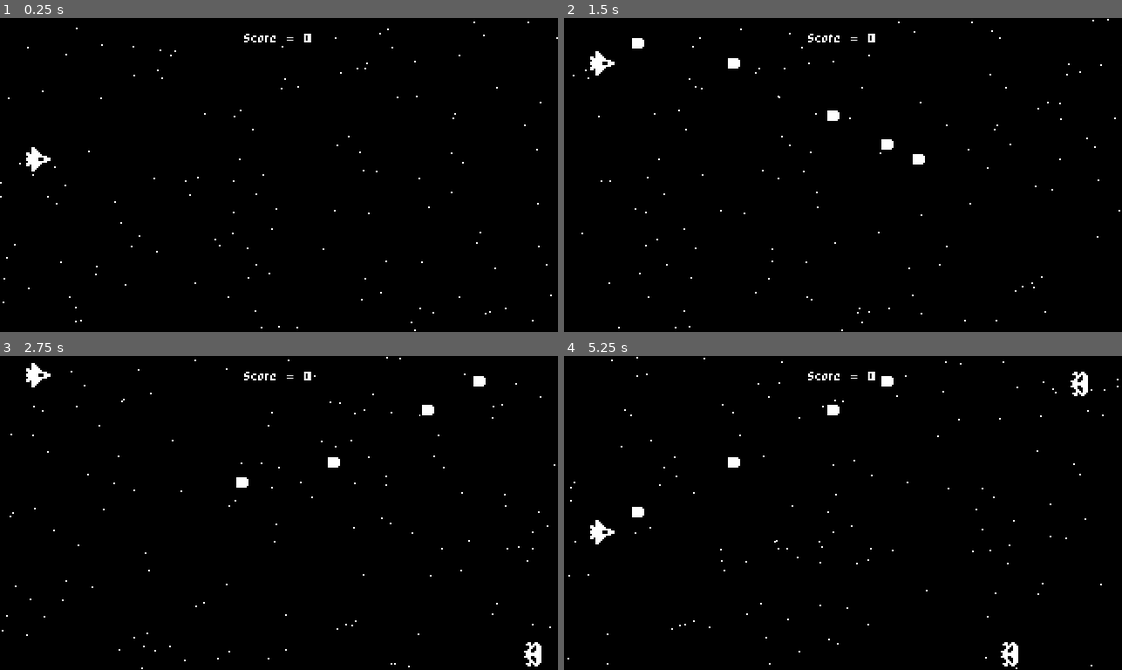
Above: before the commit, frames 1-4 (two rows, left to right).
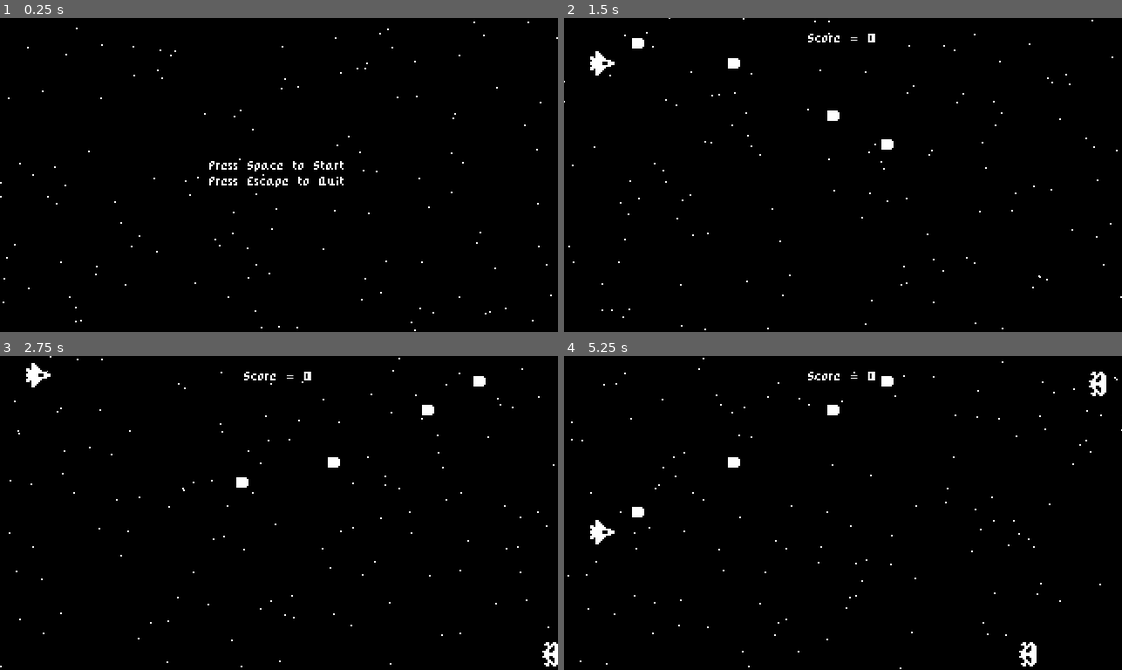
Above: after the commit, the same moments.

Repository: randomnewb/1-bit-godot-4-space-shooter
Game: Godot game, scene res://start_menu.tscn
Two runs of this game, one before a commit and one after it. Both use one fixed random seed, a clock stepped at 60 frames per second and the inputs below. Before the commit the project starts from res://world.tscn.
Inputs:
- Up to frame 1 (0.25 s): no input
- Up to frame 2 (1.5 s): tap Space at 0.5 s; hold Up (ui_up) 0.53-1.28 s; tap Enter (ui_accept) at 0.6, 0.77, 1.07, 1.35 s; hold Down (ui_down) from 1.28 s (still down)
- Up to frame 3 (2.75 s): tap Enter (ui_accept) at 1.52, 1.82, 2.1 s; release Down (ui_down) at 2.03 s; hold Up (ui_up) from 2.03 s (still down)
- Up to frame 4 (5.25 s): tap Enter (ui_accept) at 2.85, 3.02, 3.32, 3.6, 3.77, 4.07, 4.35, 4.52, 4.82, 5.1 s; release Up (ui_up) at 3.53 s; hold Down (ui_down) from 3.53 s (still down); tap Escape (ui_cancel) at 4.15 s

The runs differ from the first frame. In frame 1, 0.7% of the frame differs, in the area x 4-62%, y 5-54%; in frame 2, 0.5%; in frame 3, 0.7%; in frame 4, 1.0%, in the area x 0-100%, y 0-100%.

Commit message:
added start menu, added music

Diff:
--- /dev/null
+++ b/label_settings.tres
@@ -0,0 +1,7 @@
+[gd_resource type="LabelSettings" load_steps=2 format=3 uid="uid://b0t4jpl8edady"]
+
+[ext_resource type="FontFile" uid="uid://byqx6echb4kyi" path="res://pixel_rpg.ttf" id="1_07qq1"]
+
+[resource]
+font = ExtResource("1_07qq1")
+font_size = 6
--- /dev/null
+++ b/music_player.tscn
@@ -0,0 +1,8 @@
+[gd_scene load_steps=2 format=3 uid="uid://douuf0gl4tugh"]
+
+[ext_resource type="AudioStream" uid="uid://coysfnhr1o4u6" path="res://music.ogg" id="1_fk3mb"]
+
+[node name="MusicPlayer" type="AudioStreamPlayer"]
+stream = ExtResource("1_fk3mb")
+volume_db = -30.0
+autoplay = true
--- a/project.godot
+++ b/project.godot
@@ -11,7 +11,7 @@
 [application]
 
 config/name="1-bit Godot 4 Space Shooter"
-run/main_scene="res://world.tscn"
+run/main_scene="res://start_menu.tscn"
 config/features=PackedStringArray("4.1", "GL Compatibility")
 config/icon="res://icon.svg"
 
--- /dev/null
+++ b/star_particles.tscn
@@ -0,0 +1,14 @@
+[gd_scene format=3 uid="uid://bqxhvs2rohk5v"]
+
+[node name="StarParticles" type="CPUParticles2D"]
+position = Vector2(320, 90)
+amount = 200
+lifetime = 7.0
+preprocess = 7.0
+emission_shape = 3
+emission_rect_extents = Vector2(1, 90)
+direction = Vector2(-1, 0)
+spread = 0.0
+gravity = Vector2(0, 0)
+initial_velocity_min = 50.0
+initial_velocity_max = 100.0
--- /dev/null
+++ b/start_menu.gd
@@ -0,0 +1,7 @@
+extends ColorRect
+
+func _process(delta):
+	if Input.is_action_just_pressed("ui_accept"):
+		get_tree().change_scene_to_file("res://world.tscn");
+	if Input.is_action_just_pressed("ui_cancel"):
+		get_tree().quit();
--- /dev/null
+++ b/start_menu.tscn
@@ -0,0 +1,35 @@
+[gd_scene load_steps=5 format=3 uid="uid://coqadmkoomlu6"]
+
+[ext_resource type="Script" path="res://start_menu.gd" id="1_hkfaf"]
+[ext_resource type="LabelSettings" uid="uid://b0t4jpl8edady" path="res://label_settings.tres" id="1_rujws"]
+[ext_resource type="PackedScene" uid="uid://bqxhvs2rohk5v" path="res://star_particles.tscn" id="3_7nuqn"]
+[ext_resource type="PackedScene" uid="uid://douuf0gl4tugh" path="res://music_player.tscn" id="4_u1n4g"]
+
+[node name="StartMenu" type="ColorRect"]
+anchors_preset = 15
+anchor_right = 1.0
+anchor_bottom = 1.0
+grow_horizontal = 2
+grow_vertical = 2
+color = Color(0, 0, 0, 1)
+script = ExtResource("1_hkfaf")
+
+[node name="CenterContainer" type="CenterContainer" parent="."]
+layout_mode = 1
+anchors_preset = 15
+anchor_right = 1.0
+anchor_bottom = 1.0
+grow_horizontal = 2
+grow_vertical = 2
+
+[node name="Label" type="Label" parent="CenterContainer"]
+layout_mode = 2
+text = "Press Space to Start
+Press Escape to Quit"
+label_settings = ExtResource("1_rujws")
+horizontal_alignment = 1
+vertical_alignment = 1
+
+[node name="StarParticles" parent="." instance=ExtResource("3_7nuqn")]
+
+[node name="MusicPlayer" parent="." instance=ExtResource("4_u1n4g")]
--- a/world.tscn
+++ b/world.tscn
@@ -1,13 +1,11 @@
-[gd_scene load_steps=6 format=3 uid="uid://pdvm2vvmg2o2"]
+[gd_scene load_steps=7 format=3 uid="uid://pdvm2vvmg2o2"]
 
 [ext_resource type="Script" path="res://world.gd" id="1_jlla5"]
 [ext_resource type="PackedScene" uid="uid://b5wnmwv2r3usw" path="res://ship.tscn" id="1_jnx2m"]
 [ext_resource type="PackedScene" uid="uid://kd68xhdx60ic" path="res://enemy_spawner.tscn" id="2_e25ru"]
-[ext_resource type="FontFile" uid="uid://byqx6echb4kyi" path="res://pixel_rpg.ttf" id="3_r7y4j"]
-
-[sub_resource type="LabelSettings" id="LabelSettings_hwqcs"]
-font = ExtResource("3_r7y4j")
-font_size = 6
+[ext_resource type="LabelSettings" uid="uid://b0t4jpl8edady" path="res://label_settings.tres" id="2_jd8ff"]
+[ext_resource type="PackedScene" uid="uid://bqxhvs2rohk5v" path="res://star_particles.tscn" id="5_j5i2h"]
+[ext_resource type="PackedScene" uid="uid://douuf0gl4tugh" path="res://music_player.tscn" id="6_fa41h"]
 
 [node name="World" type="Node2D"]
 script = ExtResource("1_jlla5")
@@ -23,7 +21,7 @@
 offset_right = 256.0
 offset_bottom = 26.0
 text = "Score = 0"
-label_settings = SubResource("LabelSettings_hwqcs")
+label_settings = ExtResource("2_jd8ff")
 horizontal_alignment = 1
 vertical_alignment = 1
 metadata/_edit_use_anchors_ = true
@@ -34,15 +32,6 @@
 [node name="EnemySpawner" parent="." instance=ExtResource("2_e25ru")]
 position = Vector2(320, 0)
 
-[node name="StarParticles" type="CPUParticles2D" parent="."]
-position = Vector2(320, 90)
-amount = 200
-lifetime = 7.0
-preprocess = 7.0
-emission_shape = 3
-emission_rect_extents = Vector2(1, 90)
-direction = Vector2(-1, 0)
-spread = 0.0
-gravity = Vector2(0, 0)
-initial_velocity_min = 50.0
-initial_velocity_max = 100.0
+[node name="StarParticles" parent="." instance=ExtResource("5_j5i2h")]
+
+[node name="MusicPlayer" parent="." instance=ExtResource("6_fa41h")]
